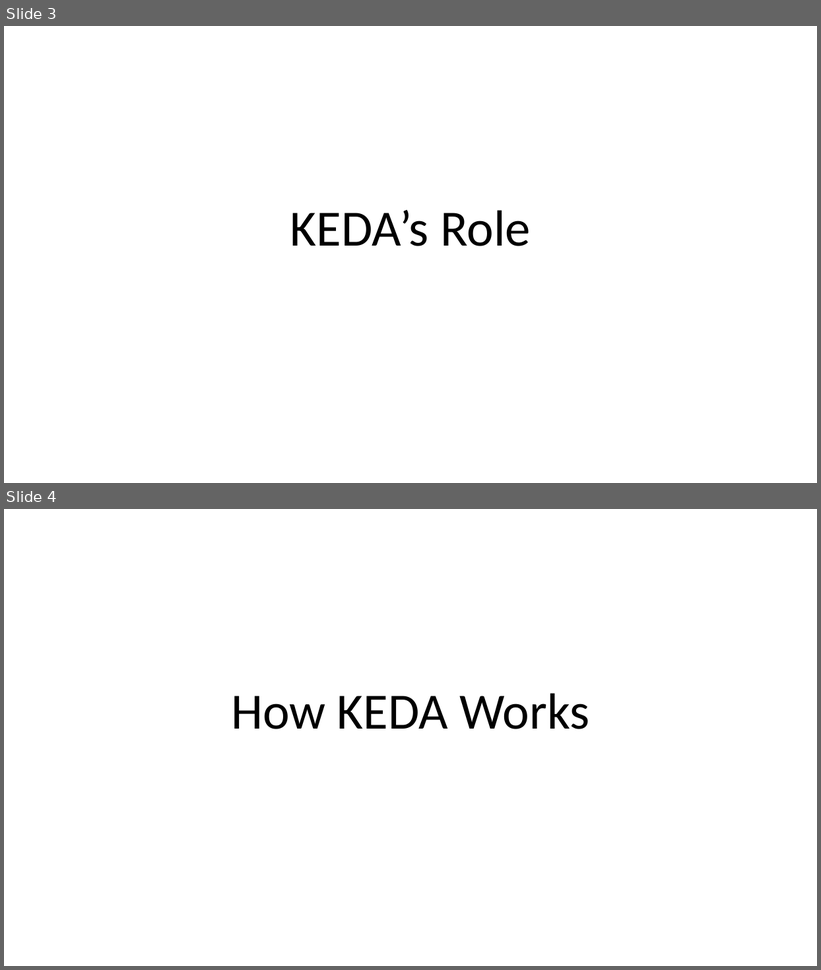
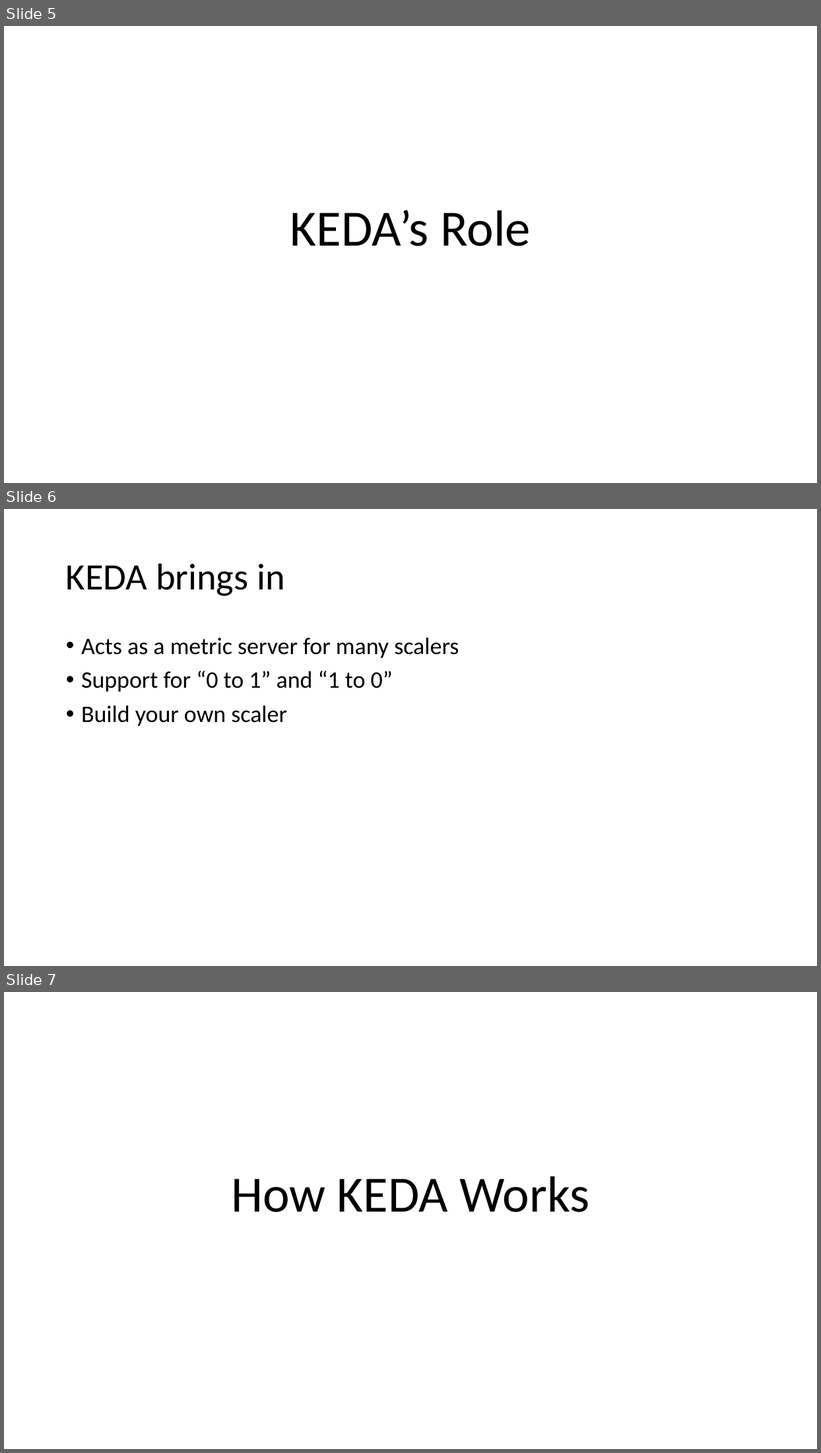
Before and after one commit to eashi/keda-workshop, a slide deck: preso.pptx. Shown one above the other, each under a label of ours: slides 3 and 4 before the commit, slides 5, 6 and 7 after it. The pictures are 821x970 and 821x1453 pixels, drawn with LibreOffice and Linux fonts; fonts in the diff are those of the drawing. Boxes give left, top, right and bottom in pixels: in the first picture for what was removed or moved away, otherwise in the second. Text is boxed around its words. In the diff, an @@ line names an element or a change of style, - is before the commit and + after.

```diff
--- a/preso.pptx
+++ b/preso.pptx
@@ slide 6 added at (4, 509, 817, 966), background #FFFFFF @@
@@ title added at (66, 563, 285, 596), 44 pt, text #000000 @@
+KEDA brings in
@@ text added at (81, 638, 459, 726), 28 pt, text #000000 @@
+• Acts as a metric server for many scalers
+• Support for “0 to 1” and “1 to 0”
+• Build your own scaler
@@ what was slide 3 is now slide 5 @@
@@ what was slide 4 is now slide 7 @@
```
Also in this commit, not shown: 3 other slides added.
